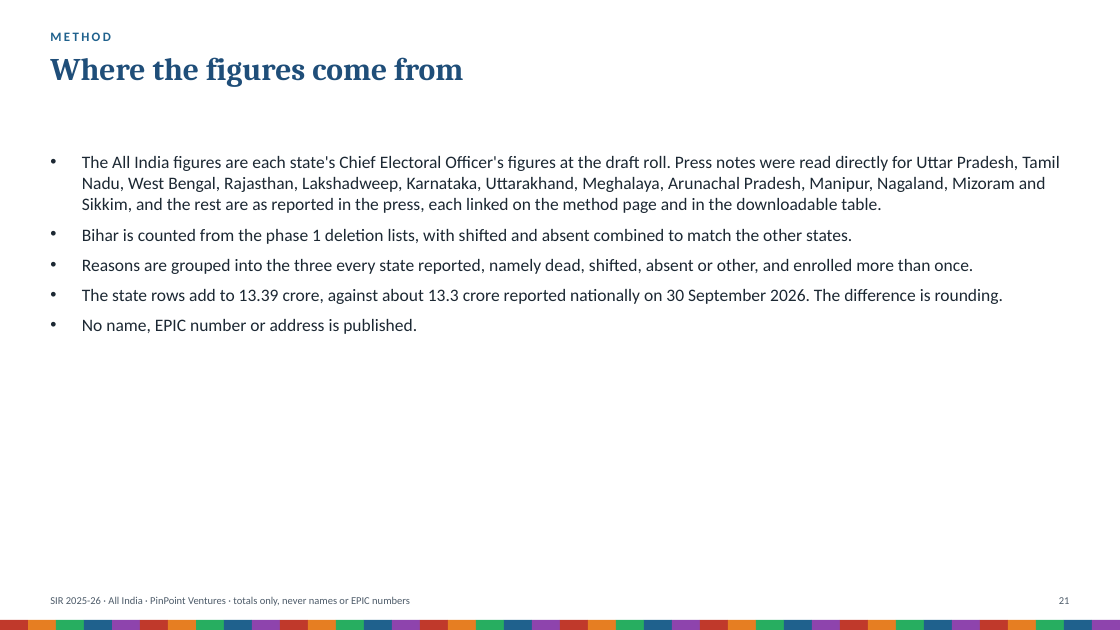
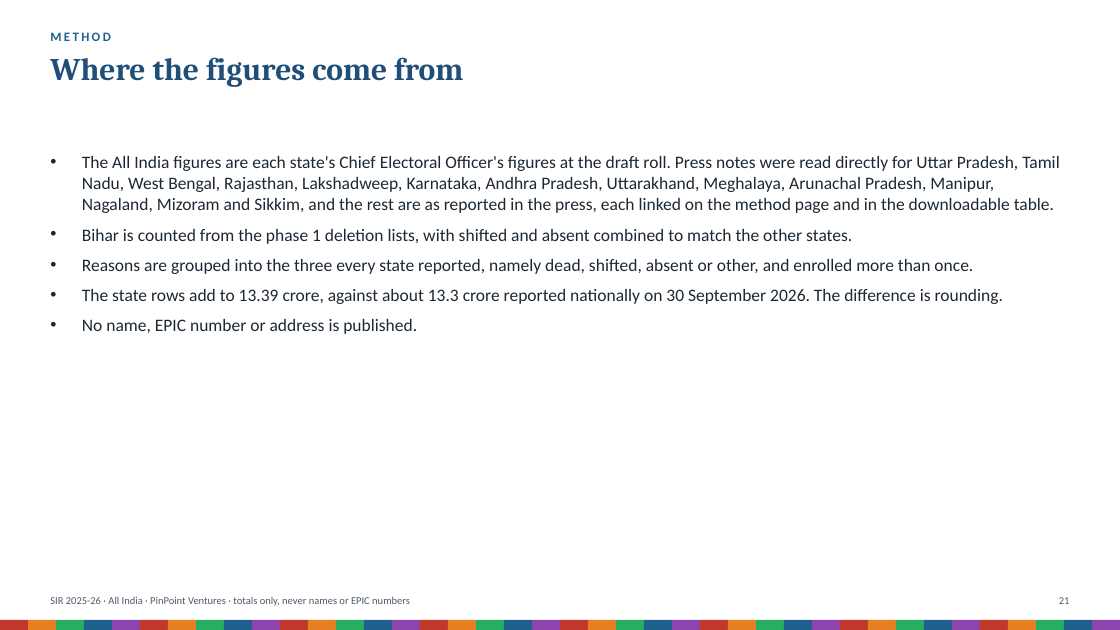
Before and after one commit to Varnasr/INDIA-DATA, a slide deck: slide 21 of reports/sir-india-deck.pptx. Drawn at 1120x630 pixels with LibreOffice and Linux fonts; fonts in the diff are those of the drawing. Boxes give left, top, right and bottom in pixels: in the first picture for what was removed or moved away, otherwise in the second. Text is boxed around its words. In the diff, an @@ line names an element or a change of style, - is before the commit and + after.

```diff
--- a/reports/sir-india-deck.pptx
+++ b/reports/sir-india-deck.pptx
@@ text at box(82, 156, 1059, 213): text changed @@
-• The All India figures are each state's Chief Electoral Officer's figures at the draft roll. Press notes were read directly for Uttar Pradesh, Tamil Nadu, West Bengal, Rajasthan, Lakshadweep, Karnataka, Uttarakhand, Meghalaya, Arunachal Pradesh, Manipur, Nagaland, Mizoram and Sikkim, and the rest are as reported in the press, each linked on the method page and in the downloadable table.
+• The All India figures are each state's Chief Electoral Officer's figures at the draft roll. Press notes were read directly for Uttar Pradesh, Tamil Nadu, West Bengal, Rajasthan, Lakshadweep, Karnataka, Andhra Pradesh, Uttarakhand, Meghalaya, Arunachal Pradesh, Manipur, Nagaland, Mizoram and Sikkim, and the rest are as reported in the press, each linked on the method page and in the downloadable table.
```
Also in this commit, not shown: 4 other slides changed, 50 other files.
